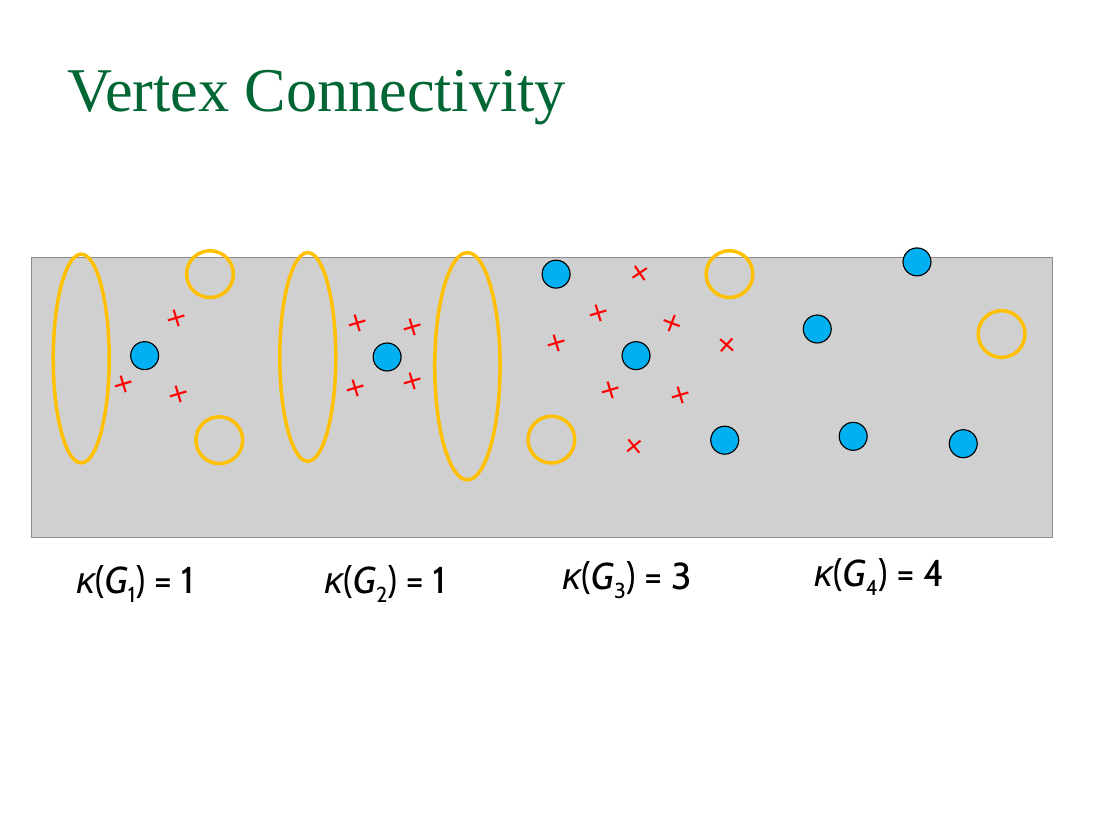
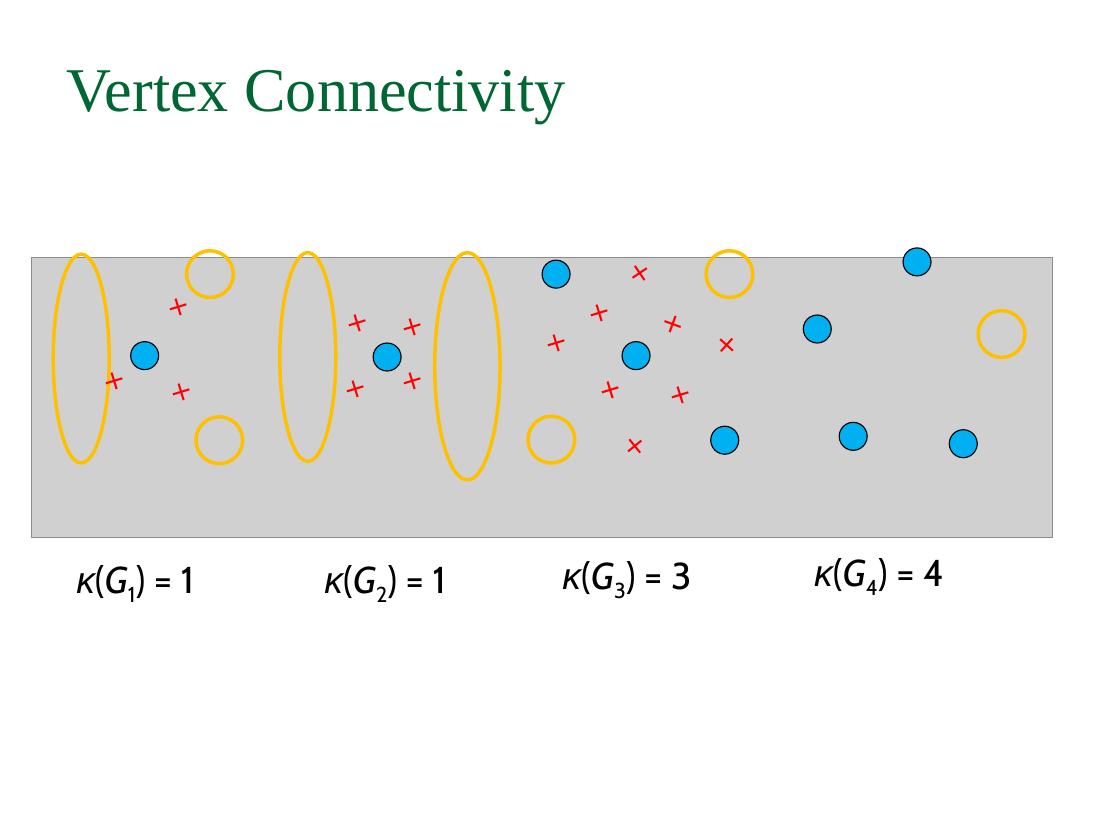
Before and after one commit to TheLethalCode/KGP_Academics, a slide deck: slide 8 of Sem_7/Graph_Theory/Lec_9.ppt. Drawn at 1120x840 pixels with LibreOffice and Linux fonts; fonts in the diff are those of the drawing; grey boxes stand for pictures. Boxes give left, top, right and bottom in pixels: in the first picture for what was removed or moved away, otherwise in the second. Text is boxed around its words. In the diff, an @@ line names an element or a change of style, - is before the commit and + after.

```diff
--- a/Sem_7/Graph_Theory/Lec_9.ppt
+++ b/Sem_7/Graph_Theory/Lec_9.ppt
@@ text "×" rewrapped from (146, 276, 227, 359) to (148, 264, 238, 353) @@
@@ text "×" rewrapped from (94, 342, 174, 425) to (84, 339, 175, 428) @@
@@ text "×" rewrapped from (148, 351, 229, 434) to (150, 351, 241, 439) @@
```
Also in this commit, not shown: 36 other slides changed, 4 other files.
